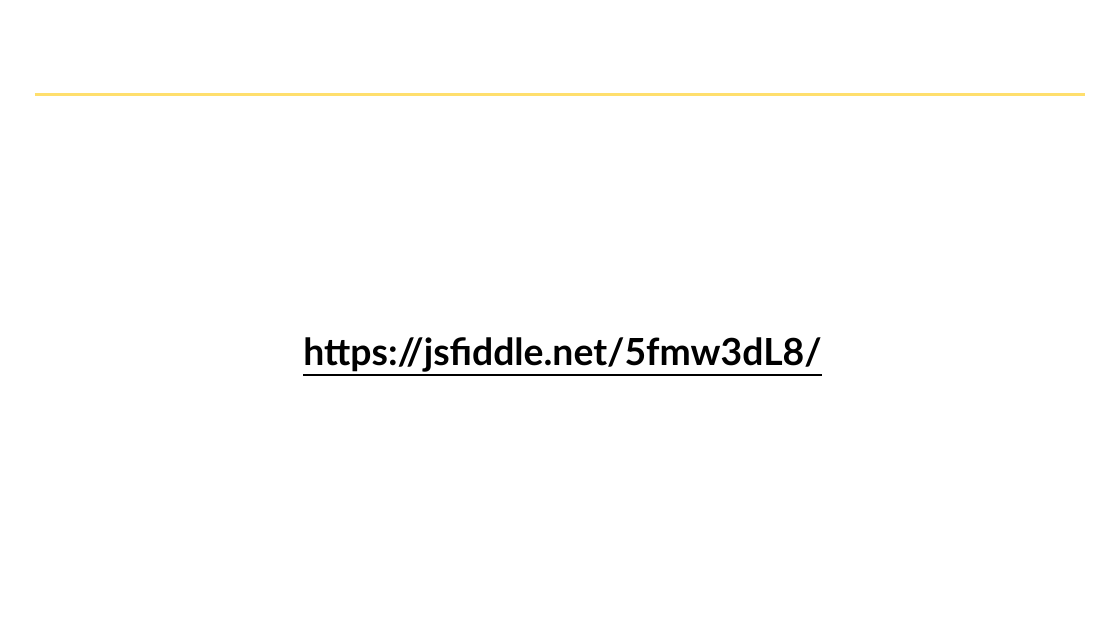
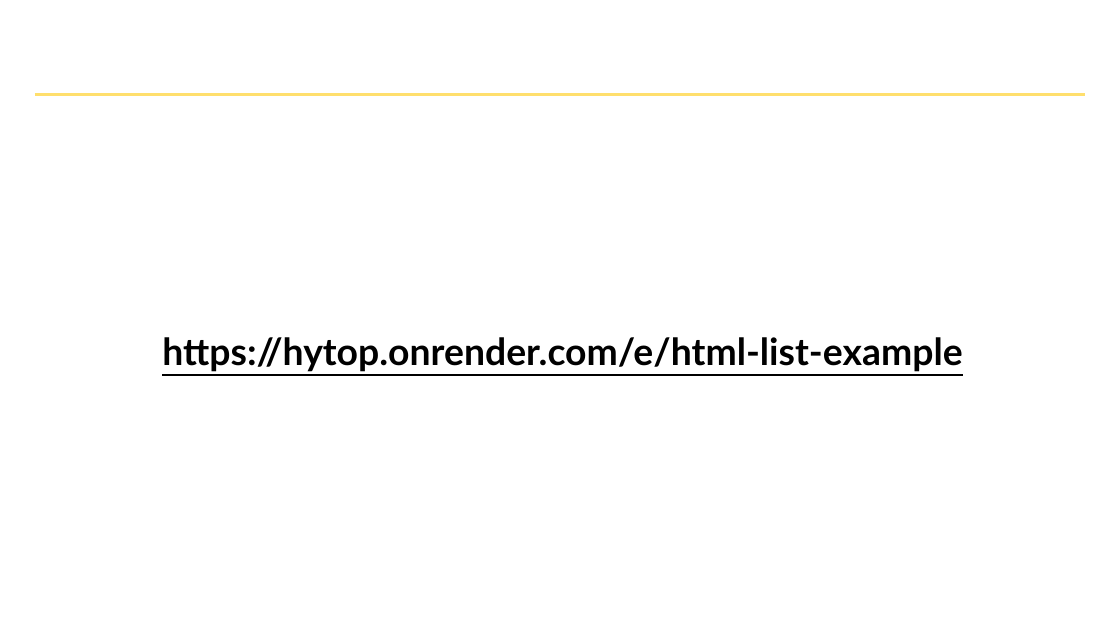
Before and after one commit to hytechclub/web-101, a slide deck: slide 4 of Week03/MoreHtmlElements.pptx. Drawn at 1120x630 pixels with LibreOffice and Linux fonts; fonts in the diff are those of the drawing; background and template pictures are left out. Boxes give left, top, right and bottom in pixels: in the first picture for what was removed or moved away, otherwise in the second. Text is boxed around its words. In the diff, an @@ line names an element or a change of style, - is before the commit and + after.

```diff
--- a/Week03/MoreHtmlElements.pptx
+++ b/Week03/MoreHtmlElements.pptx
@@ text at bbox=[162, 337, 962, 372]: text changed @@
-https://jsfiddle.net/5fmw3dL8/
+https://hytop.onrender.com/e/html-list-example
```
Also in this commit, not shown: 3 other slides changed, 9 other files.
